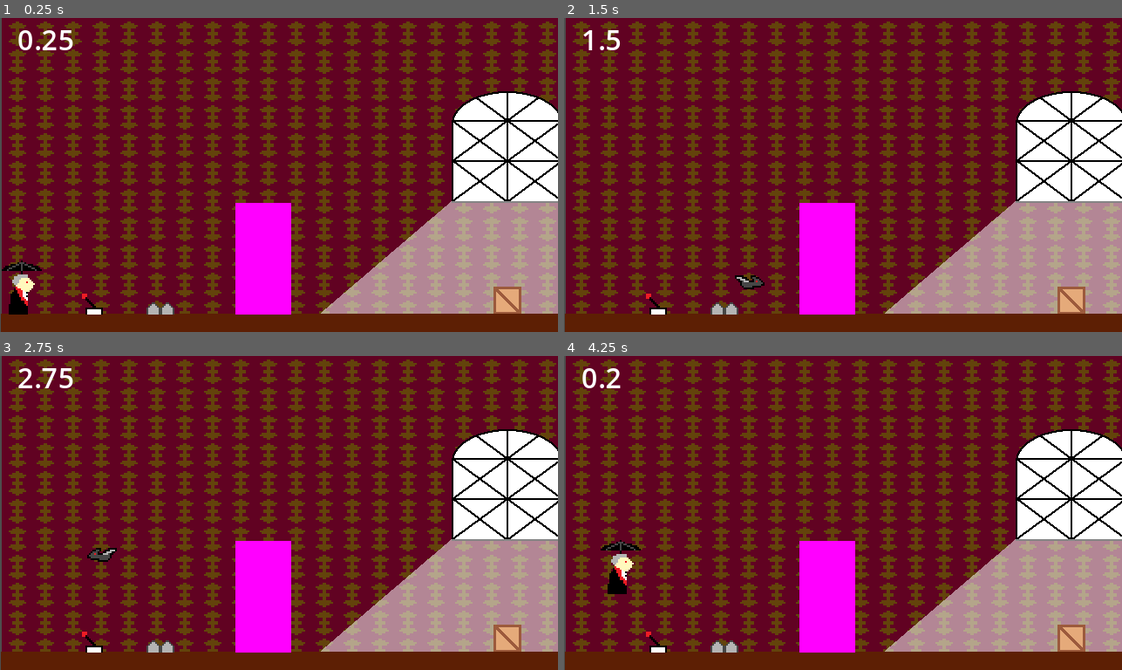
Above: before the commit, frames 1-4 (two rows, left to right).
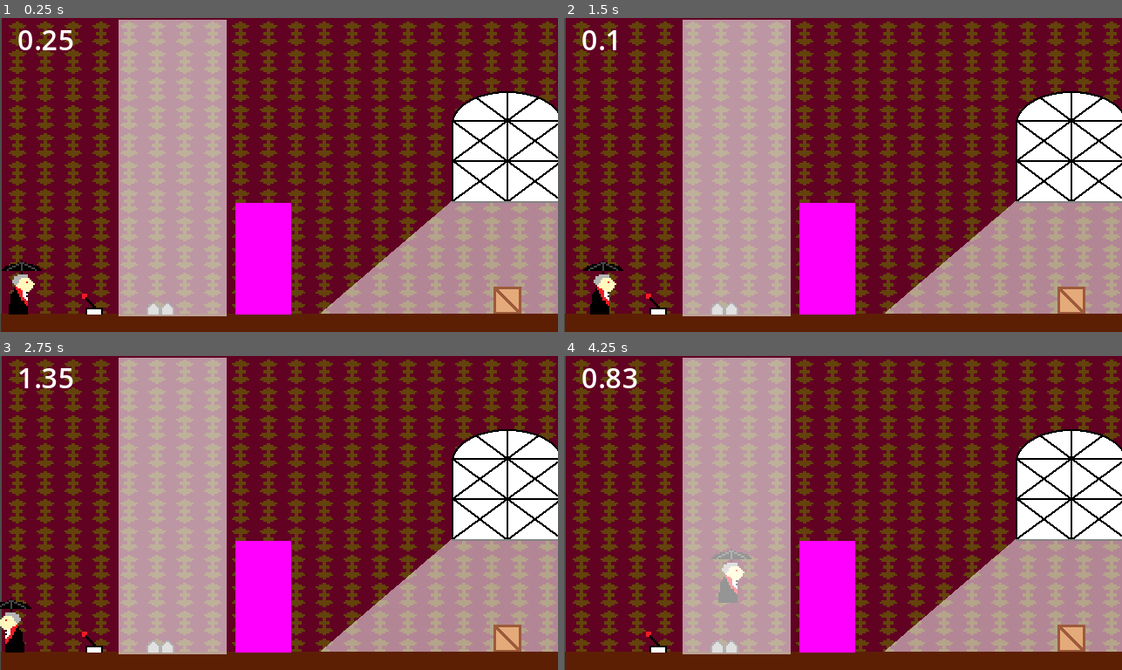
Above: after the commit, the same moments.

Repository: JedsadaSrijunpoe/sunlight-is-enemy
Game: Godot game, scene res://Level/prototype.tscn
Same seed, same stepped clock (60 frames per second), same inputs: the game is played once before the commit and once after it. This scene is started directly instead of the project's main scene.
Inputs:
- Up to frame 1 (0.25 s): no input
- Up to frame 2 (1.5 s): hold D (move_right) from 0.53 s (still down); tap J (interact) at 0.6 s; tap W (jump) at 0.77, 1.07 s; tap Space (toggle) at 1.35 s
- Up to frame 3 (2.75 s): tap W (jump) at 1.52, 1.82 s; release D (move_right) at 2.03 s; hold A (move_left) from 2.03 s (still down); tap J (interact) at 2.1 s
- Up to frame 4 (4.25 s): release A (move_left) at 2.78 s; hold D (move_right) from 2.78 s (still down); tap Space (toggle) at 2.85 s; tap W (jump) at 3.02, 3.32, 3.77, 4.07 s; tap J (interact) at 3.6 s

The runs differ from the first frame. In frame 1, 18% of the frame differs, in the area x 21-41%, y 0-95%; in frame 2, 19%; in frame 3, 19%, in the area x 0-41%, y 0-95%; in frame 4, 19%.

Commit message:
Add light pillar and Update window.gd

Diff:
--- a/Hazard/close_window_with_switch.gd
+++ /dev/null
@@ -1,14 +0,0 @@
-extends Sprite2D
-
-var opened_window = preload("res://Hazard/window.png")
-var closed_window = preload("res://Hazard/closed_window.png")
-
-func _on_switch_switch_state_changed(activated):
-	if activated:
-		$Hitbox/CollisionPolygon2D.disabled = true
-		$Polygon2D.hide()
-		texture = closed_window
-	else:
-		$Hitbox/CollisionPolygon2D.disabled = false
-		$Polygon2D.show()
-		texture = opened_window
--- /dev/null
+++ b/Hazard/light_pillar.gd
@@ -0,0 +1,11 @@
+extends Sprite2D
+
+
+
+func _on_switch_switch_state_changed(activated):
+	if activated:
+		$Hitbox/CollisionPolygon2D.disabled = true
+		hide()
+	else:
+		$Hitbox/CollisionPolygon2D.disabled = false
+		show()
--- /dev/null
+++ b/Hazard/light_pillar.tscn
@@ -0,0 +1,24 @@
+[gd_scene load_steps=4 format=3 uid="uid://b7c3t4aho6nsn"]
+
+[ext_resource type="PackedScene" uid="uid://bki1tq2g2gv5o" path="res://Overlap/hitbox.tscn" id="1_xua46"]
+
+[sub_resource type="Gradient" id="Gradient_b0ody"]
+offsets = PackedFloat32Array(0)
+colors = PackedColorArray(1, 1, 1, 0.588235)
+
+[sub_resource type="GradientTexture2D" id="GradientTexture2D_fj7mn"]
+gradient = SubResource("Gradient_b0ody")
+
+[node name="LightPillar" type="Sprite2D"]
+texture = SubResource("GradientTexture2D_fj7mn")
+
+[node name="Hitbox" parent="." instance=ExtResource("1_xua46")]
+collision_layer = 4
+IS_LIGHT = true
+
+[node name="CollisionPolygon2D" parent="Hitbox" index="0"]
+position = Vector2(0.0142884, 0)
+scale = Vector2(1.18022, -1.58951)
+polygon = PackedVector2Array(-27, 20, 27, 20, 27, -20, -27, -20)
+
+[editable path="Hitbox"]
--- a/Hazard/window.gd
+++ b/Hazard/window.gd
@@ -1,20 +1,14 @@
 extends Sprite2D
 
-
-# Called when the node enters the scene tree for the first time.
-func _ready():
-	pass # Replace with function body.
-
-
-# Called every frame. 'delta' is the elapsed time since the previous frame.
-func _process(delta):
-	pass
-
+var opened_window = preload("res://Hazard/window.png")
+var closed_window = preload("res://Hazard/closed_window.png")
 
 func _on_switch_switch_state_changed(activated):
 	if activated:
-		texture = load("res://World/crate.png")
 		$Hitbox/CollisionPolygon2D.disabled = true
+		$Polygon2D.hide()
+		texture = closed_window
 	else:
-		texture = load("res://Hazard/window.png")
 		$Hitbox/CollisionPolygon2D.disabled = false
+		$Polygon2D.show()
+		texture = opened_window
--- a/Level/level_1.tscn
+++ b/Level/level_1.tscn
@@ -4,7 +4,7 @@
 [ext_resource type="TileSet" uid="uid://c44gq1ueufkne" path="res://TileMap/dungeon_platformer_tile_set.tres" id="1_koaq8"]
 [ext_resource type="PackedScene" uid="uid://kiu6g4gkywwq" path="res://Player/player.tscn" id="1_np07d"]
 [ext_resource type="PackedScene" uid="uid://55uh4xtx1ylx" path="res://Hazard/window.tscn" id="2_5jm23"]
-[ext_resource type="Script" path="res://Hazard/close_window_with_switch.gd" id="3_6rxrb"]
+[ext_resource type="Script" path="res://Hazard/window.gd" id="4_1yk86"]
 [ext_resource type="PackedScene" uid="uid://dq1cd0v330j4s" path="res://Hazard/tall_knight_enemy.tscn" id="6_1bioi"]
 [ext_resource type="PackedScene" uid="uid://cxqt7udetk2iw" path="res://World/switch.tscn" id="7_kwgax"]
 [ext_resource type="PackedScene" uid="uid://clkcgs3nrgfvg" path="res://World/next_level_area.tscn" id="8_noy2a"]
@@ -80,7 +80,7 @@
 
 [node name="Window3" parent="." instance=ExtResource("2_5jm23")]
 position = Vector2(851, -79)
-script = ExtResource("3_6rxrb")
+script = ExtResource("4_1yk86")
 
 [node name="Player" parent="." instance=ExtResource("1_np07d")]
 position = Vector2(28, 157)
--- a/Level/prototype.tscn
+++ b/Level/prototype.tscn
@@ -1,8 +1,8 @@
-[gd_scene load_steps=19 format=3 uid="uid://ddhhm3j6ayefl"]
+[gd_scene load_steps=21 format=3 uid="uid://ddhhm3j6ayefl"]
 
 [ext_resource type="Texture2D" uid="uid://cqoqimwucxhic" path="res://World/wallpaper3.png" id="1_6c7wj"]
 [ext_resource type="PackedScene" uid="uid://55uh4xtx1ylx" path="res://Hazard/window.tscn" id="2_lfpkj"]
-[ext_resource type="Script" path="res://Hazard/close_window_with_switch.gd" id="3_8g3on"]
+[ext_resource type="Script" path="res://Hazard/window.gd" id="4_bomes"]
 [ext_resource type="PackedScene" uid="uid://coq2wpfjr3ppr" path="res://World/crate.tscn" id="4_jby6j"]
 [ext_resource type="PackedScene" uid="uid://dshcq4y4i7jbj" path="res://Camera/camera_with_limit.tscn" id="5_5hauj"]
 [ext_resource type="PackedScene" uid="uid://kiu6g4gkywwq" path="res://Player/player.tscn" id="6_fc5m5"]
@@ -15,6 +15,8 @@
 [ext_resource type="PackedScene" uid="uid://buhroafmnptvy" path="res://Level/level_1.tscn" id="13_dy5mw"]
 [ext_resource type="Texture2D" uid="uid://bbnv0wc4yttqy" path="res://World/moving_spike_platform.png" id="14_f36ry"]
 [ext_resource type="PackedScene" uid="uid://c2wuujfs4la7i" path="res://UI/user_interface.tscn" id="15_mojve"]
+[ext_resource type="PackedScene" uid="uid://b7c3t4aho6nsn" path="res://Hazard/light_pillar.tscn" id="16_cuqkr"]
+[ext_resource type="Script" path="res://Hazard/light_pillar.gd" id="17_wvxl6"]
 
 [sub_resource type="Gradient" id="Gradient_iuo6q"]
 colors = PackedColorArray(0.36601, 0.12483, 0.0196051, 1, 1, 1, 1, 1)
@@ -39,7 +41,7 @@
 region_rect = Rect2(-1, -1, 600, 180)
 
 [node name="Window" parent="." instance=ExtResource("2_lfpkj")]
-script = ExtResource("3_8g3on")
+script = ExtResource("4_bomes")
 
 [node name="Crate" parent="." instance=ExtResource("4_jby6j")]
 position = Vector2(291, 162)
@@ -98,8 +100,14 @@
 position = Vector2(416, 120)
 texture = ExtResource("14_f36ry")
 
+[node name="LightPillar" parent="." instance=ExtResource("16_cuqkr")]
+position = Vector2(99, 86)
+scale = Vector2(0.96875, 2.65625)
+script = ExtResource("17_wvxl6")
+
 [connection signal="switch_state_changed" from="Switch" to="Window" method="_on_switch_switch_state_changed"]
 [connection signal="switch_state_changed" from="Switch" to="Door" method="_on_switch_switch_state_changed"]
+[connection signal="switch_state_changed" from="Switch" to="LightPillar" method="_on_switch_switch_state_changed"]
 
 [editable path="Window"]
 [editable path="Window/Hitbox"]
Not shown: 1 places in TileMap/dungeon_platformer_tile_set.tres that only renumber resources
